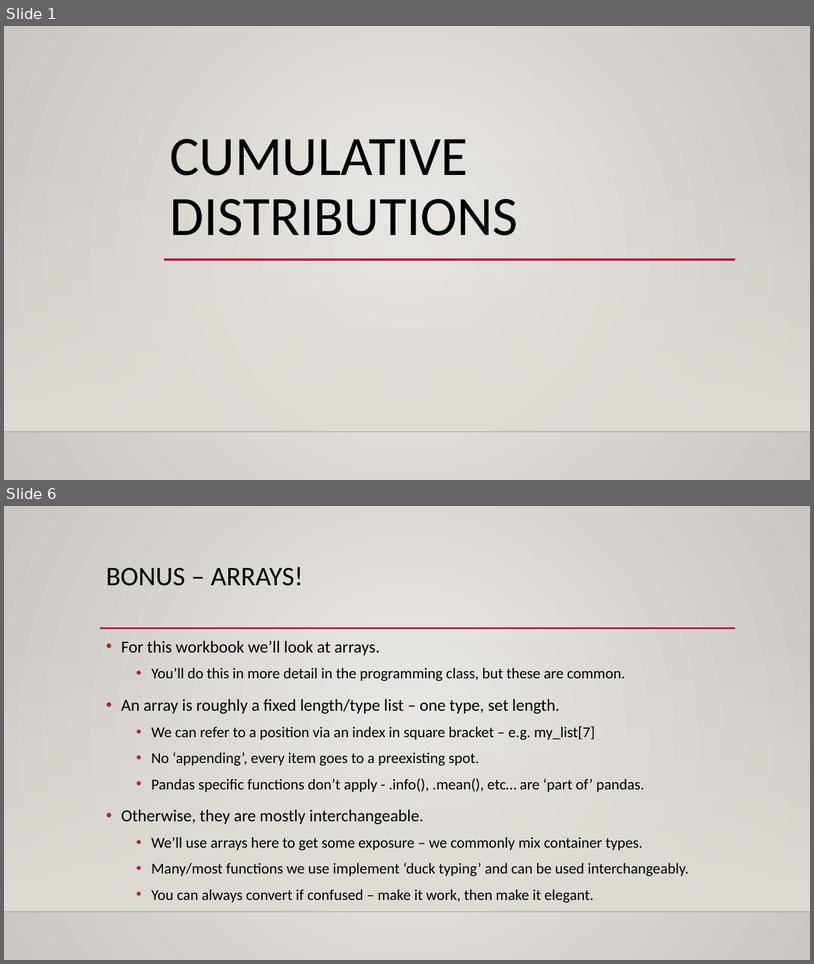
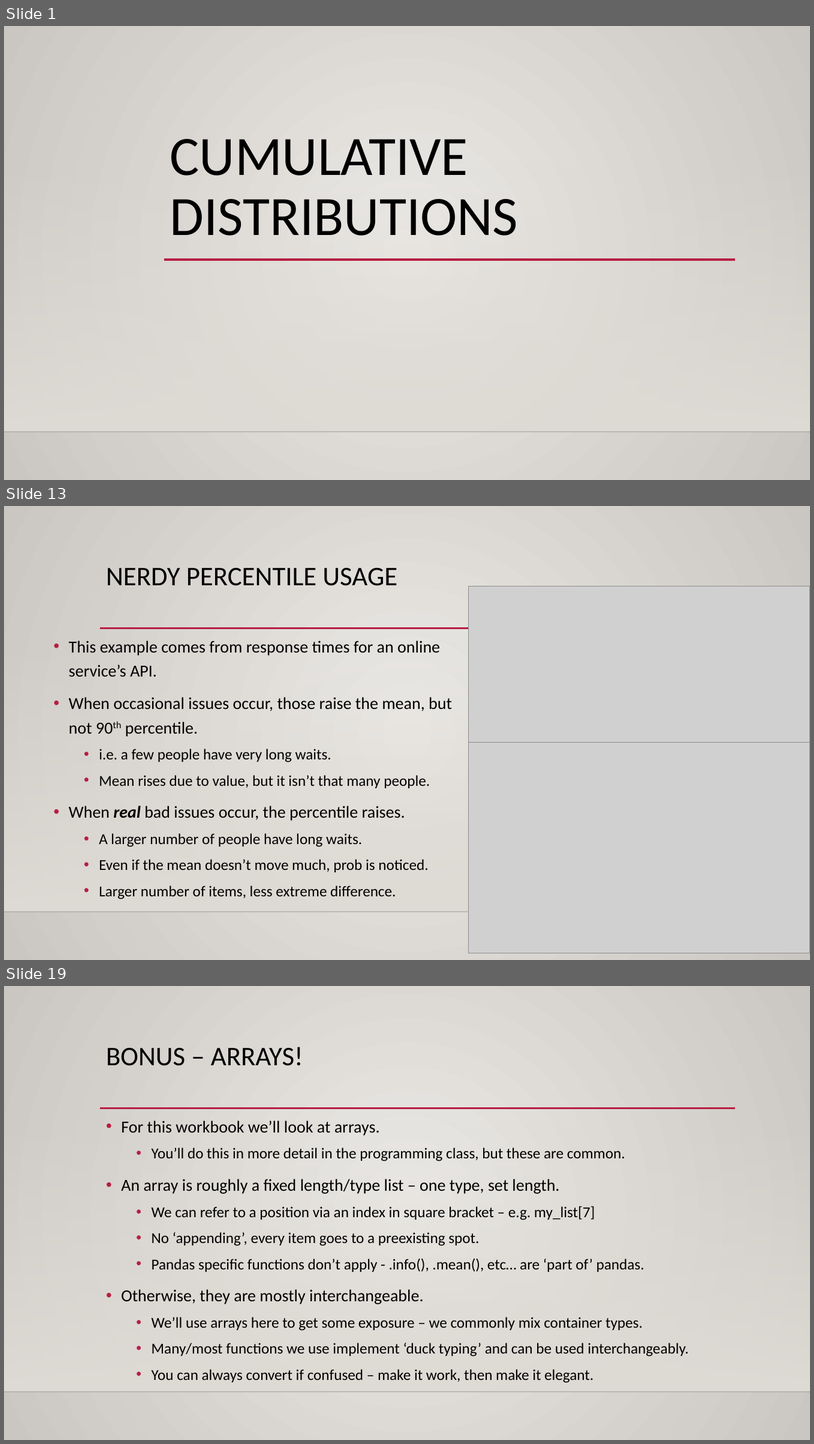
Before and after one commit to SedemSetor/Basic_Stats_in_Python_Student_Repository, a slide deck: reference_material/slides/004_Cumulative_Distributions.pptx. Shown one above the other, each under a label of ours: slides 1 and 6 before the commit, slides 1, 13 and 19 after it; the slides between them are not shown. The pictures are 814x964 and 814x1444 pixels, drawn with LibreOffice and Linux fonts; fonts in the diff are those of the drawing; grey boxes stand for pictures; background and template pictures are left out. Boxes give left, top, right and bottom in pixels: in the first picture for what was removed or moved away, otherwise in the second. Text is boxed around its words. In the diff, an @@ line names an element or a change of style, - is before the commit and + after.

```diff
--- a/reference_material/slides/004_Cumulative_Distributions.pptx
+++ b/reference_material/slides/004_Cumulative_Distributions.pptx
@@ slide 13 added at [4,506,810,960], background gradient #ECEAE7 to #CAC7C1; not listed: 3 template elements that a slide beside it also shows @@
@@ title added at [106,568,398,586], 32 pt, text #000000 @@
+NERDY PERCENTILE USAGE
@@ picture added at [469,586,810,742] @@
@@ text added at [69,640,452,899], 18 pt, text #000000 @@
+• This example comes from response times for an online service’s API.
+• When occasional issues occur, those raise the mean, but not 90th percentile.
+  • i.e. a few people have very long waits.
+  • Mean rises due to value, but it isn’t that many people.
+• When real bad issues occur, the percentile raises.
+  • A larger number of people have long waits.
+  • Even if the mean doesn’t move much, prob is noticed.
+  • Larger number of items, less extreme difference.
@@ picture added at [469,742,810,953] @@
@@ what was slide 6 is now slide 19 @@
```
Also in this commit, not shown: 3 slides changed, 12 other slides added, 3 other files.
